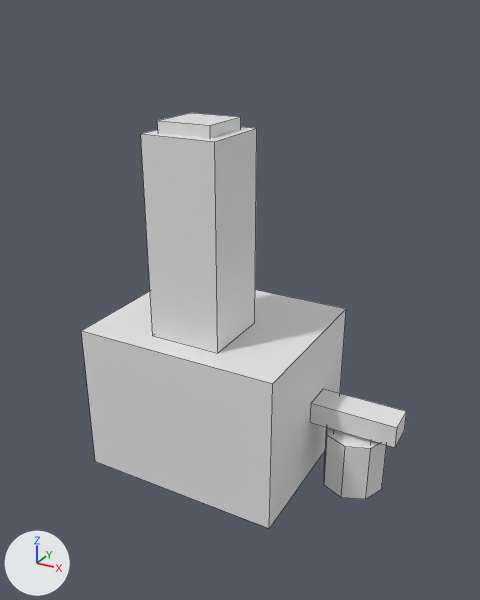
An edit to the FBX model Assets/Art/Models/Buildings/Forge.fbx, drawn before and after from the same camera.
The view is the same before and after, from a 50 mm lens placed at (1.81, -3.02, 2.56), pointed at (0.17, -0.04, 1.07). Arrows for +X, +Y and +Z are at lower left; the lights stay in place. The older version comes first. Mesh edges are drawn as thin lines. Where no turn or scale is listed for an object, it has been applied to the vertices.

The first picture shows 'Forge'.
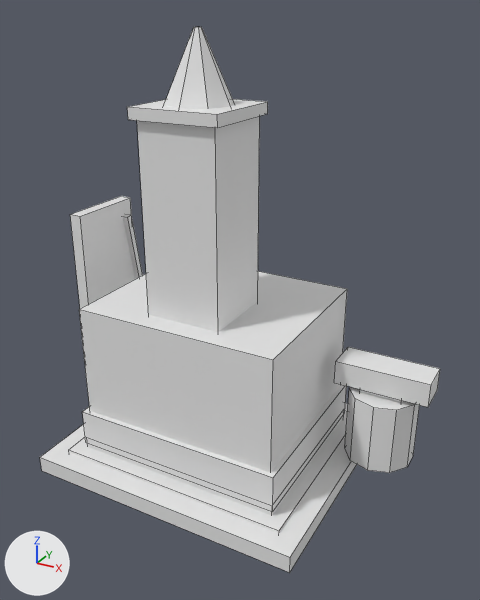
What the commit changed:
Material 'Gold' (mat_gold) is new.
Its base color is (0.8, 0.8, 0.8) (white #e7e7e7).
me_cube is used by ob_forge; location (0.0, 0.0, 0.0).
Verts and faces of me_cube; kept vertices keep their numbers, new ones are numbered from 64.
me_cube had 64 vertices, 46 faces and spanned x -0.6..1.1, y -0.5..0.54, z 0.0..2.06.
me_cube now has 140 vertices, 100 faces and spans x -1.06..1.22, y -0.73..0.73, z 0.0..2.48.
me_cube part 1: a new loose piece, a box spanning x -0.82..0.82, y -0.73..0.73, z 0.0..0.1, in mat_stonedark (white #e7e7e7).
me_cube part 2: a new loose piece, a box spanning x -0.705..0.705, y -0.605..0.605, z 0.082..0.118, in mat_gold (white #e7e7e7).
me_cube part 3: a new loose piece, a box spanning x -0.625..0.625, y -0.525..0.525, z 0.095..0.185, in mat_stone (white #e7e7e7).
me_cube part 4: the loose piece of 8 vertices spanning x -0.6..0.6, y -0.5..0.5, z 0.0..0.9 is moved by (0.0, 0.0, 0.13).
me_cube part 5: a new loose piece, a box spanning x -0.63..0.63, y -0.53..0.53, z 0.15..0.37, in mat_stonedark (white #e7e7e7).
me_cube part 6: the loose piece of 8 vertices spanning x -0.21..0.21, y -0.36..0.06, z 0.9..2.0 is moved by (0.0, 0.0, 0.1).
me_cube part 7: a new loose piece, a box spanning x -0.25..0.25, y -0.4..0.1, z 2.07..2.13, in mat_gold (white #e7e7e7).
me_cube part 8: a new loose piece, an 8-sided cut cone along z (radius 0.2 at the low end, 0.02 at the high end) spanning x -0.2..0.2, y -0.35..0.05, z 2.08..2.48, in mat_fire (white #e7e7e7).
me_cube part 9: a new loose piece, a 10-sided cylinder along z spanning x 0.76..1.14, y 0.05..0.45, z 0.14..0.56, in mat_wooddark (white #e7e7e7).
me_cube part 10: a new loose piece, a box spanning x 0.68..1.22, y 0.15..0.35, z 0.59..0.73, in mat_metal (white #e7e7e7).
me_cube part 11: the loose piece of 8 vertices spanning x 0.74..0.96, y 0.03..0.17, z 0.33..0.39 is moved by (0.1, 0.15, 0.19).
me_cube part 12: a new loose piece, a box spanning x -1.02..-0.94, y -0.05..0.45, z 0.3..1.4, in mat_wooddark (white #e7e7e7).
me_cube part 13: the loose piece of 16 vertices spanning x 0.67..1.03, y -0.08..0.28, z 0.0..0.35 is deleted.
me_cube part 14: the loose piece of 8 vertices spanning x 0.6..1.1, y 0.01..0.19, z 0.38..0.5 is deleted.
me_cube part 15: the loose piece of 8 vertices spanning x -0.15..0.15, y -0.3..0.0, z 1.98..2.06 is deleted.
Part 16, on me_cube:
New vertex 64 is at (-1.06, 0.44, 0.8).
New vertex 65 is at (-1.06, 0.36, 1.29).
New vertex 66 is at (-1.06, 0.48, 0.81).
New vertex 67 is at (-1.06, 0.4, 1.3).
New vertices 68 to 71 stand at vertices 64 to 67, in that order, plus (0.16, 0.0, 0.0).
New faces: (64, 65, 67, 66), (66, 67, 71, 70), (68, 70, 71, 69), (64, 68, 69, 65), (64, 66, 70, 68), (65, 69, 71, 67) (mat_metal (white #e7e7e7)).
Other edits to the shape of me_cube do not show in these pictures.
me_cube gains material mat_gold (white #e7e7e7).

Where the change shows, as pixel boxes [x1, y1, x2, y2] in the pictures (480 x 600 px; the box of a moved part takes in the faces that stretch with it):
'Forge', reshaped (23% wider, 31% taller)
    before: [81, 113, 407, 528]
    after: [40, 27, 440, 573]
part 1 of me_cube, added
    after: [40, 403, 357, 573]
part 2 of me_cube, added
    after: [69, 411, 348, 533]
part 3 of me_cube, added
    after: [87, 415, 344, 516]
part 4 of me_cube, moved or reshaped
    before: [81, 290, 346, 528]
    after: [79, 271, 347, 473]
part 5 of me_cube, added
    after: [83, 384, 347, 512]
part 6 of me_cube, moved or reshaped
    before: [141, 127, 257, 353]
    after: [137, 116, 260, 332]
part 7 of me_cube, added
    after: [127, 99, 268, 128]
part 8 of me_cube, added
    after: [164, 27, 234, 109]
part 9 of me_cube, added
    after: [345, 387, 419, 473]
part 10 of me_cube, added
    after: [334, 347, 440, 407]
part 11 of me_cube, moved or reshaped (mostly hidden)
    before: [334, 430, 371, 442]
    after: [360, 390, 402, 403]
part 12 of me_cube, added
    after: [70, 196, 135, 309]
part 13 of me_cube, deleted
    before: [324, 428, 386, 499]
part 14 of me_cube, deleted
    before: [310, 389, 407, 448]
part 15 of me_cube, deleted
    before: [157, 113, 241, 138]
part 16 of me_cube, added
    after: [123, 214, 143, 279]
